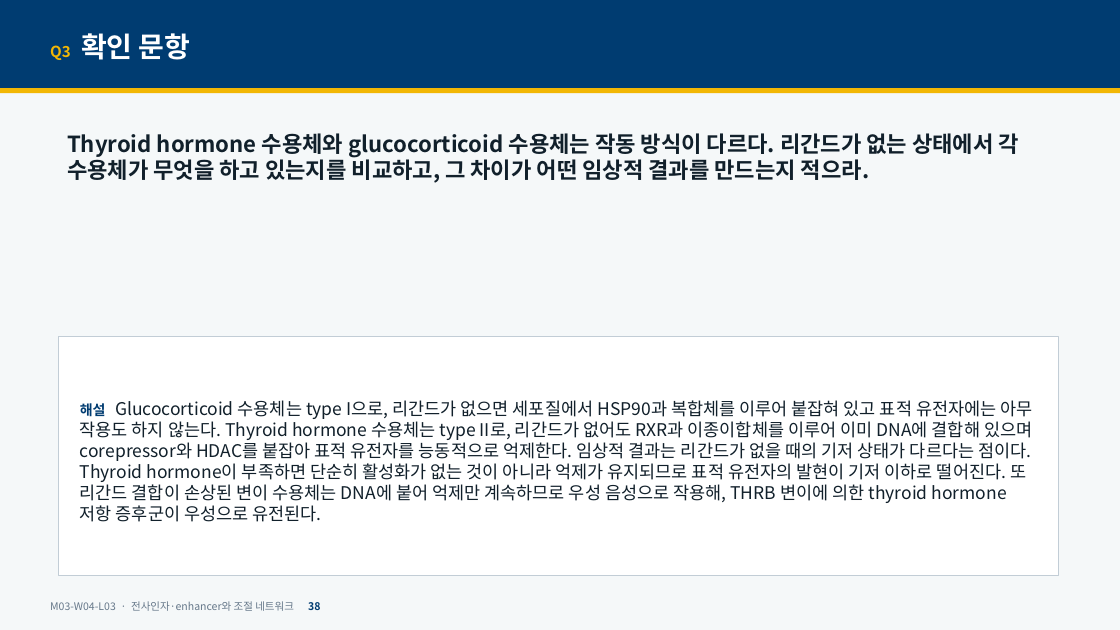
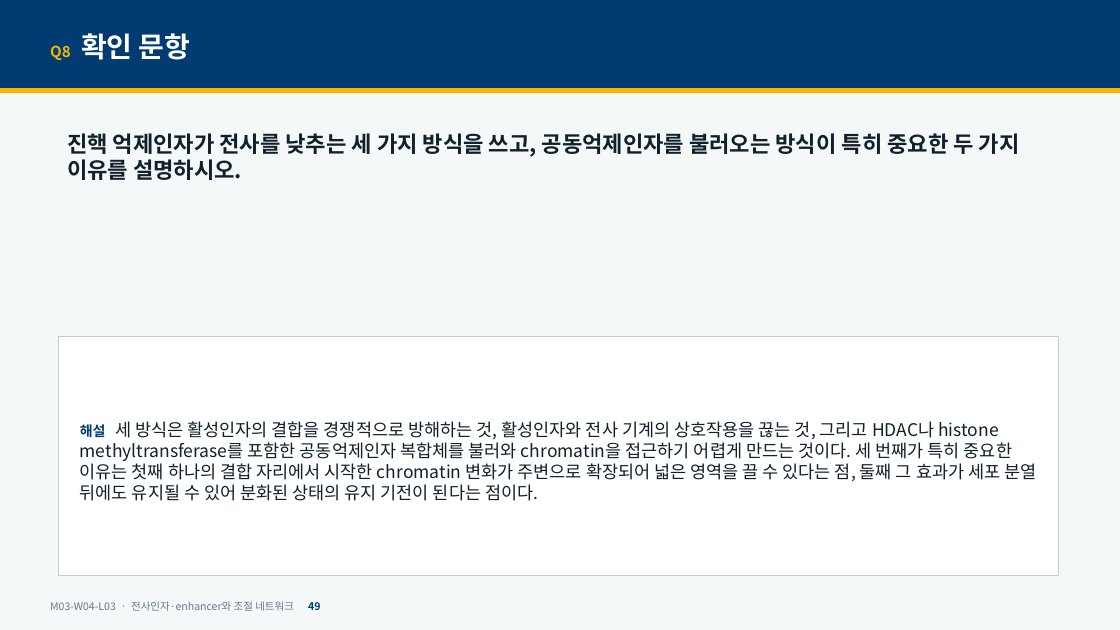
Before and after one commit to hoperiasd2/hoperiasd2.github.io, a slide deck: slide 49 of curriculum/M03/W04/L03/slides.pptx (slide 38 before the commit). Drawn at 1120x630 pixels with LibreOffice and Linux fonts; fonts in the diff are those of the drawing. Boxes give left, top, right and bottom in pixels: in the first picture for what was removed or moved away, otherwise in the second. Text is boxed around its words. In the diff, an @@ line names an element or a change of style, - is before the commit and + after.

```diff
--- a/curriculum/M03/W04/L03/slides.pptx
+++ b/curriculum/M03/W04/L03/slides.pptx
@@ text at bbox=[50, 33, 191, 60]: text changed @@
-Q3 확인 문항
+Q8 확인 문항
@@ text at bbox=[67, 133, 1020, 180]: text changed @@
-Thyroid hormone 수용체와 glucocorticoid 수용체는 작동 방식이 다르다. 리간드가 없는 상태에서 각 수용체가 무엇을 하고 있는지를 비교하고, 그 차이가 어떤 임상적 결과를 만드는지 적으라.
+진핵 억제인자가 전사를 낮추는 세 가지 방식을 쓰고, 공동억제인자를 불러오는 방식이 특히 중요한 두 가지 이유를 설명하시오.
@@ text in rectangle at bbox=[80, 421, 1036, 501]: text changed @@
-해설 Glucocorticoid 수용체는 type I으로, 리간드가 없으면 세포질에서 HSP90과 복합체를 이루어 붙잡혀 있고 표적 유전자에는 아무 작용도 하지 않는다. Thyroid hormone 수용체는 type II로, 리간드가 없어도 RXR과 이종이합체를 이루어 이미 DNA에 결합해 있으며 corepressor와 HDAC를 붙잡아 표적 유전자를 능동적으로 억제한다. 임상적 결과는 리간드가 없을 때의 기저 상태가 다르다는 점이다. Thyroid hormone이 부족하면 단순히 활성화가 없는 것이 아니라 억제가 유지되므로 표적 유전자의 발현이 기저 이하로 떨어진다. 또 리간드 결합이 손상된 변이 수용체는 DNA에 붙어 억제만 계속하므로 우성 음성으로 작용해, THRB 변이에 의한 thyroid hormone 저항 증후군이 우성으로 유전된다.
+해설 세 방식은 활성인자의 결합을 경쟁적으로 방해하는 것, 활성인자와 전사 기계의 상호작용을 끊는 것, 그리고 HDAC나 histone methyltransferase를 포함한 공동억제인자 복합체를 불러와 chromatin을 접근하기 어렵게 만드는 것이다. 세 번째가 특히 중요한 이유는 첫째 하나의 결합 자리에서 시작한 chromatin 변화가 주변으로 확장되어 넓은 영역을 끌 수 있다는 점, 둘째 그 효과가 세포 분열 뒤에도 유지될 수 있어 분화된 상태의 유지 기전이 된다는 점이다.
@@ text at bbox=[50, 601, 320, 611]: text changed @@
-M03-W04-L03 · 전사인자·enhancer와 조절 네트워크 38
+M03-W04-L03 · 전사인자·enhancer와 조절 네트워크 49
```
Also in this commit, not shown: 38 other slides changed, 12 slides added, 5 slides removed, 17 other files.
